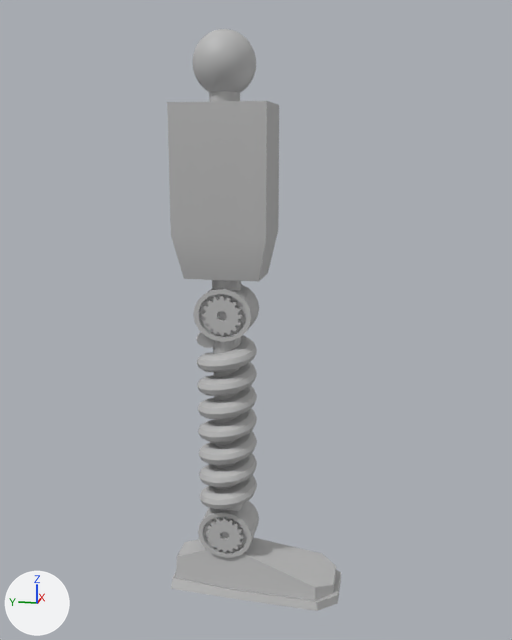
A saved change to the FBX model GameJam2020/Assets/Models/Robot Parts/Leg.fbx.
Before and after are seen from a camera (50 mm lens) standing at (-0.2062, -0.0563, 0.1554) and looking at (0.0259, -0.0099, 0.0974). Lighting does not change. The marker at lower left points along +X, +Y and +Z. Where no turn or scale is listed for an object, it has been applied to the vertices.

Script lines for the objects in view, before the commit:
```python
me_mesh = bpy.data.meshes.new('Mesh')
me_mesh.from_pydata(...)  # 3912 vertices, 4005 faces; spans x -0.013..0.013, y -0.031..0.031, z -0.098..0.098
me_mesh.materials.append(mat_lambert1)  # grey #bcbcbc
ob_pcube28 = bpy.data.objects.new('pCube28', me_mesh)
ob_pcube28.location = (0.025, -0.0105, 0.0932)
```
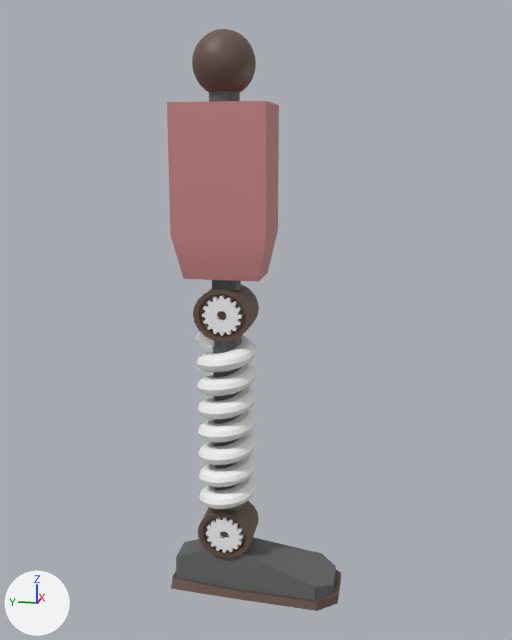
The newer file is also turned or shifted as a whole; pictures and numbers use the older file's frame.

Boxes [x1, y1, x2, y2] around the edits, measured in the pictures (512 x 640 px; the box of a moved part takes in the faces that stretch with it):
part 1 of me_mesh, moved or reshaped: before [200, 296, 244, 551]; after [171, 297, 341, 611]
part 2 of me_mesh, recoloured (grey to brown): [173, 29, 341, 602] in both
part 3 of me_mesh, recoloured: [210, 91, 333, 600] in both
part 4 of me_mesh, recoloured (grey to white): [197, 295, 256, 553] in both
part 5 of me_mesh, recoloured (grey to brown): [167, 101, 267, 282] in both

Edits to the bpy script that builds the scene:
```text
Add mat_lambert6:
    mat_lambert6 = principled_material('lambert6')
    mat_lambert6.base_color = (0.935, 0.935, 0.935)  # white #f8f8f8
Add mat_lambert9:
    mat_lambert9 = principled_material('lambert9')
    mat_lambert9.base_color = (0.12, 0.13, 0.127)  # dark grey #616564
Add mat_lambert8:
    mat_lambert8 = principled_material('lambert8')
    mat_lambert8.base_color = (0.617, 0.25, 0.254)  # pink #ce898a
Add mat_lambert7:
    mat_lambert7 = principled_material('lambert7')
    mat_lambert7.base_color = (0.144, 0.0895, 0.0691)  # brown #6a544a
Change me_mesh:
    used by ob_pcube28; location = (0.025, -0.0105, 0.0932)
    remove me_mesh.from_pydata(...)  # 3912 vertices, 4005 faces; spans x -0.013..0.013, y -0.031..0.031, z -0.098..0.098
    add me_mesh.from_pydata(...)  # 3928 vertices, 4021 faces; spans x -0.013..0.013, y -0.031..0.031, z -0.098..0.098
    me_mesh part 1: 23 vertices moved within x -0.007..0.007, y 0.004..0.017, z -0.08..-0.003; 110 vertices removed from x -0.007..0.007, y 0.004..0.017, z -0.081..0.013; 126 vertices added at x -0.013..0.013, y -0.031..0.031, z -0.095..0.013
    me_mesh part 2: 666 faces spanning x -0.013..0.013, y -0.031..0.031, z -0.098..0.098 switch from mat_lambert1 (grey #bcbcbc) to mat_lambert7 (brown #6a544a)
    me_mesh part 3: 140 faces spanning x -0.011..0.011, y -0.029..0.03, z -0.095..0.081 switch from mat_lambert1 (grey #bcbcbc) to mat_lambert9 (dark grey #616564)
    me_mesh part 4: 2576 faces spanning x -0.011..0.01, y 0.0..0.021, z -0.081..0.014 switch from mat_lambert1 (grey #bcbcbc) to mat_lambert6 (white #f8f8f8)
    me_mesh part 5: 10 faces spanning x -0.011..0.012, y -0.005..0.026, z 0.019..0.075 switch from mat_lambert1 (grey #bcbcbc) to mat_lambert8 (pink #ce898a)
```
